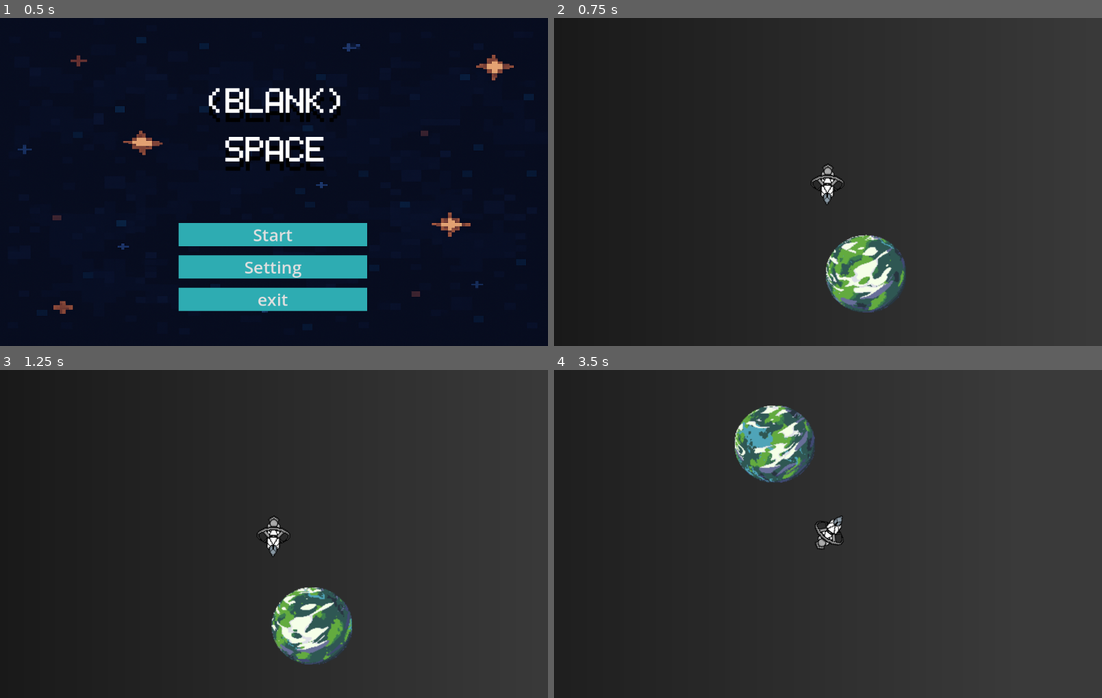
Above: before the commit, frames 1-4 (two rows, left to right).
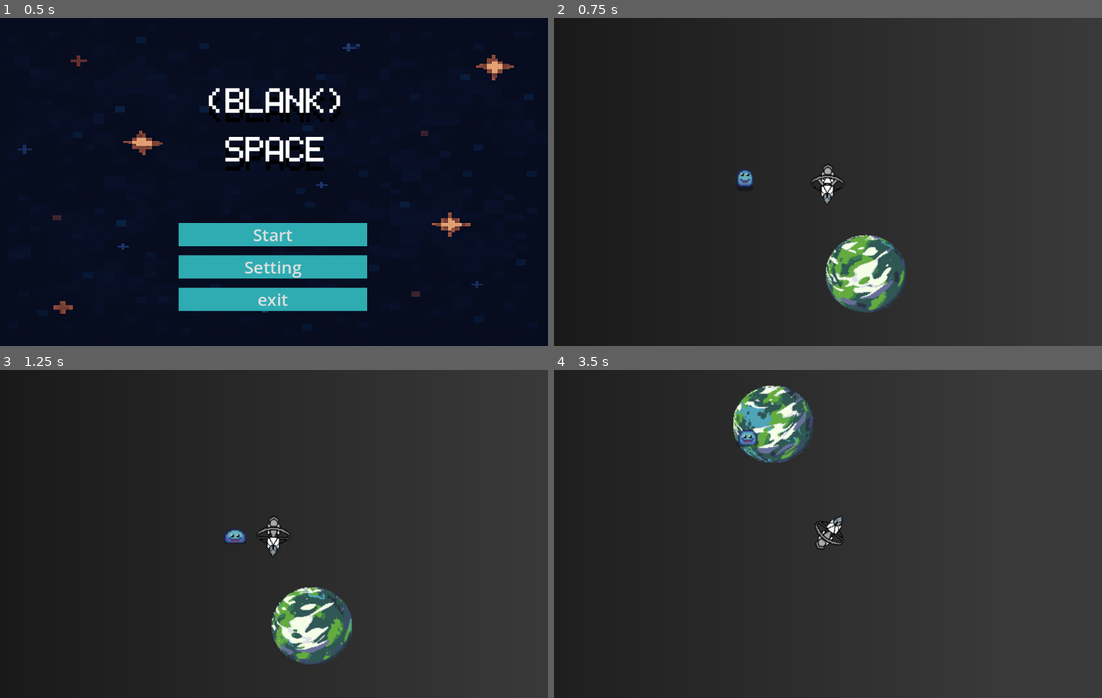
Above: after the commit, the same moments.

Repository: adamsutan/project-space-game
Game: Godot game, scene res://main menu.tscn
Two runs of this game, one before a commit and one after it. Both use one fixed random seed, a clock stepped at 60 frames per second and the inputs below.
Inputs (mouse positions are in pixels of both pictures, inside the frame that each line leads up to):
- Up to frame 1 (0.5 s): no input
- Up to frame 2 (0.75 s): click "Start" at 0.5 s
- Up to frame 3 (1.25 s): no input
- Up to frame 4 (3.5 s): move the mouse to (948, 517) at 1.27 s; hold D (strafe_right) 1.28-2.03 s; hold Shift (boost) 1.28-2.03 s; move the mouse to (718, 550) at 2.02 s; hold Space (brake) 2.03-2.78 s; tap Shift (boost) at 2.1 s; move the mouse to (882, 461) at 2.77 s; hold D (strafe_right) from 2.78 s (still down); hold Shift (boost) from 2.78 s (still down); click (882, 461) at 2.85 s

Frame 1 is identical in both runs. In frame 2, 0.1% of the frame differs, in the area x 33-37%, y 46-52%; in frame 3, 0.2%; in frame 4, 3.3%, in the area x 32-53%, y 4-53%.

Commit message:
basic enemies move and and so=um shits

Diff:
--- a/bullet.tscn
+++ b/bullet.tscn
@@ -5,9 +5,11 @@
 
 [sub_resource type="CapsuleShape2D" id="CapsuleShape2D_v8qja"]
 radius = 3.0
-height = 38.0
+height = 10.0
 
 [node name="Bullet" type="CharacterBody2D"]
+collision_layer = 2
+collision_mask = 3
 script = ExtResource("1_v8qja")
 
 [node name="Picbull" type="Sprite2D" parent="."]
@@ -16,6 +18,6 @@
 texture = ExtResource("1_v7oki")
 
 [node name="CollisionShape2D" type="CollisionShape2D" parent="."]
-position = Vector2(22, 0)
+position = Vector2(35, 0)
 rotation = 1.5707964
 shape = SubResource("CapsuleShape2D_v8qja")
--- /dev/null
+++ b/enemy.gd
@@ -0,0 +1,23 @@
+extends CharacterBody2D
+
+var speed = 40
+var player = null
+var player_chase = false
+
+func _physics_process(delta: float) -> void:
+	if player_chase:
+		position += (player.position - position) / speed
+		$AnimatedSprite2D.play("move")
+	else:
+		$AnimatedSprite2D.play("idle")
+
+func _on_detection_area_body_entered(body: Node2D) -> void:
+	# Cek apakah nama scene-nya "ship" atau filename-nya "ship.tscn"
+	if body.name == "ship" or body.scene_file_path == "res://ship.tscn":
+		player = body
+		player_chase = true
+
+
+func _on_detection_area_body_exited(body: Node2D) -> void:
+	player = null
+	player_chase = false
--- /dev/null
+++ b/enemy.tscn
@@ -0,0 +1,117 @@
+[gd_scene load_steps=16 format=3 uid="uid://bbfnmf31levmw"]
+
+[ext_resource type="Script" uid="uid://dfifrff2v0l6f" path="res://enemy.gd" id="1_4gyqm"]
+[ext_resource type="Texture2D" uid="uid://cct0lathc8red" path="res://assets/characters/slime.png" id="1_7k104"]
+
+[sub_resource type="AtlasTexture" id="AtlasTexture_4gyqm"]
+atlas = ExtResource("1_7k104")
+region = Rect2(0, 0, 32, 32)
+
+[sub_resource type="AtlasTexture" id="AtlasTexture_qi2p4"]
+atlas = ExtResource("1_7k104")
+region = Rect2(32, 0, 32, 32)
+
+[sub_resource type="AtlasTexture" id="AtlasTexture_iifgy"]
+atlas = ExtResource("1_7k104")
+region = Rect2(64, 0, 32, 32)
+
+[sub_resource type="AtlasTexture" id="AtlasTexture_epg4t"]
+atlas = ExtResource("1_7k104")
+region = Rect2(96, 0, 32, 32)
+
+[sub_resource type="AtlasTexture" id="AtlasTexture_3yqyl"]
+atlas = ExtResource("1_7k104")
+region = Rect2(0, 96, 32, 32)
+
+[sub_resource type="AtlasTexture" id="AtlasTexture_wujgv"]
+atlas = ExtResource("1_7k104")
+region = Rect2(32, 96, 32, 32)
+
+[sub_resource type="AtlasTexture" id="AtlasTexture_hb8ge"]
+atlas = ExtResource("1_7k104")
+region = Rect2(64, 96, 32, 32)
+
+[sub_resource type="AtlasTexture" id="AtlasTexture_e1ltt"]
+atlas = ExtResource("1_7k104")
+region = Rect2(96, 96, 32, 32)
+
+[sub_resource type="AtlasTexture" id="AtlasTexture_dxifv"]
+atlas = ExtResource("1_7k104")
+region = Rect2(128, 96, 32, 32)
+
+[sub_resource type="AtlasTexture" id="AtlasTexture_pwjut"]
+atlas = ExtResource("1_7k104")
+region = Rect2(160, 96, 32, 32)
+
+[sub_resource type="SpriteFrames" id="SpriteFrames_n0g06"]
+animations = [{
+"frames": [{
+"duration": 1.0,
+"texture": SubResource("AtlasTexture_4gyqm")
+}, {
+"duration": 1.0,
+"texture": SubResource("AtlasTexture_qi2p4")
+}, {
+"duration": 1.0,
+"texture": SubResource("AtlasTexture_iifgy")
+}, {
+"duration": 1.0,
+"texture": SubResource("AtlasTexture_epg4t")
+}],
+"loop": true,
+"name": &"idle",
+"speed": 9.0
+}, {
+"frames": [{
+"duration": 1.0,
+"texture": SubResource("AtlasTexture_3yqyl")
+}, {
+"duration": 1.0,
+"texture": SubResource("AtlasTexture_wujgv")
+}, {
+"duration": 1.0,
+"texture": SubResource("AtlasTexture_hb8ge")
+}, {
+"duration": 1.0,
+"texture": SubResource("AtlasTexture_e1ltt")
+}, {
+"duration": 1.0,
+"texture": SubResource("AtlasTexture_dxifv")
+}, {
+"duration": 1.0,
+"texture": SubResource("AtlasTexture_pwjut")
+}],
+"loop": true,
+"name": &"move",
+"speed": 9.0
+}]
+
+[sub_resource type="CircleShape2D" id="CircleShape2D_ar8e5"]
+radius = 64.00781
+
+[sub_resource type="CircleShape2D" id="CircleShape2D_7k104"]
+radius = 8.0
+
+[node name="Enemy" type="CharacterBody2D"]
+script = ExtResource("1_4gyqm")
+
+[node name="AnimatedSprite2D" type="AnimatedSprite2D" parent="."]
+sprite_frames = SubResource("SpriteFrames_n0g06")
+animation = &"move"
+autoplay = "idle"
+
+[node name="DetectionArea" type="Area2D" parent="."]
+collision_layer = 2
+collision_mask = 2
+
+[node name="RadiusDetectionArea" type="CollisionShape2D" parent="DetectionArea"]
+position = Vector2(0, 1)
+shape = SubResource("CircleShape2D_ar8e5")
+
+[node name="Hitbox" type="CollisionShape2D" parent="."]
+position = Vector2(0, 2)
+shape = SubResource("CircleShape2D_7k104")
+debug_color = Color(0.94937056, 0.12416709, 0.47822082, 0.41960785)
+
+[connection signal="body_entered" from="DetectionArea" to="." method="_on_detection_area_body_entered"]
+[connection signal="body_exited" from="DetectionArea" to="." method="_on_detection_area_body_exited"]
--- a/main_menu.gd
+++ b/main_menu.gd
@@ -2,7 +2,7 @@
 
 
 func _on_start_button_pressed() -> void:
-	get_tree().change_scene_to_file("res://flying test.tscn")
+	get_tree().change_scene_to_file("res://world.tscn")
 
 
 func _on_exit_button_pressed() -> void:
--- a/pause_menu.tscn
+++ b/pause_menu.tscn
@@ -204,11 +204,11 @@
 layout_mode = 2
 text = "Setting"
 
-[node name="main menu" type="Button" parent="Panel/VBoxContainer"]
+[node name="MainMenu" type="Button" parent="Panel/VBoxContainer"]
 layout_mode = 2
 text = "Back to main menu"
 
-[node name="quit" type="Button" parent="Panel/VBoxContainer"]
+[node name="Quit" type="Button" parent="Panel/VBoxContainer"]
 layout_mode = 2
 text = "Quit"
 
@@ -220,5 +220,5 @@
 
 [connection signal="pressed" from="Panel/VBoxContainer/Continue" to="." method="_on_continue_pressed"]
 [connection signal="pressed" from="Panel/VBoxContainer/Setting" to="." method="_on_setting_pressed"]
-[connection signal="pressed" from="Panel/VBoxContainer/main menu" to="." method="_on_main_menu_pressed"]
-[connection signal="pressed" from="Panel/VBoxContainer/quit" to="." method="_on_quit_pressed"]
+[connection signal="pressed" from="Panel/VBoxContainer/MainMenu" to="." method="_on_main_menu_pressed"]
+[connection signal="pressed" from="Panel/VBoxContainer/Quit" to="." method="_on_quit_pressed"]
--- a/ship.gd
+++ b/ship.gd
@@ -22,7 +22,12 @@
 	if Input.is_action_just_pressed("shoot"):
 		fire()
 
+	# Booster
 	_boosting = Input.is_action_pressed("boost")
+	if _boosting:
+		$AnimatedSprite2D.play("boosting")
+	else:
+		$AnimatedSprite2D.play("default")
 
 	# --- Arah lokal kapal ---
 	var forward := transform.x  # kolom X = arah depan
--- a/ship.tscn
+++ b/ship.tscn
@@ -19,10 +19,27 @@
 }, {
 "duration": 1.0,
 "texture": SubResource("AtlasTexture_pe0x1")
+}, {
+"duration": 1.0,
+"texture": SubResource("AtlasTexture_iyywy")
+}, {
+"duration": 1.0,
+"texture": SubResource("AtlasTexture_pe0x1")
+}],
+"loop": true,
+"name": &"boosting",
+"speed": 12.0
+}, {
+"frames": [{
+"duration": 1.0,
+"texture": SubResource("AtlasTexture_iyywy")
+}, {
+"duration": 1.0,
+"texture": SubResource("AtlasTexture_pe0x1")
 }],
 "loop": true,
 "name": &"default",
-"speed": 8.0
+"speed": 6.0
 }]
 
 [sub_resource type="CapsuleShape2D" id="CapsuleShape2D_olrgg"]
@@ -30,6 +47,8 @@
 height = 96.0
 
 [node name="Ship" type="CharacterBody2D"]
+collision_layer = 3
+collision_mask = 3
 script = ExtResource("1_4cq66")
 
 [node name="AnimatedSprite2D" type="AnimatedSprite2D" parent="."]
@@ -37,6 +56,7 @@
 rotation = 1.5707964
 scale = Vector2(0.9140625, 1.0092592)
 sprite_frames = SubResource("SpriteFrames_bmdv0")
+animation = &"boosting"
 autoplay = "default"
 
 [node name="CollisionShape2D" type="CollisionShape2D" parent="."]
--- a/flying test.tscn
+++ b/world.tscn
@@ -1,9 +1,10 @@
-[gd_scene load_steps=58 format=3 uid="uid://bevqeemaas5oi"]
-
-[ext_resource type="Script" uid="uid://d4gnp6oxmof4r" path="res://node_2d.gd" id="1_2rouq"]
-[ext_resource type="PackedScene" uid="uid://cf4n2rmdco1hb" path="res://ship.tscn" id="3_2rouq"]
-[ext_resource type="PackedScene" uid="uid://dfrqg1tispa1f" path="res://pause_menu.tscn" id="5_musmr"]
-[ext_resource type="Texture2D" uid="uid://b0us3acdt2jog" path="res://assets/planet/3768899871.png" id="5_olrgg"]
+[gd_scene load_steps=59 format=3 uid="uid://bevqeemaas5oi"]
+
+[ext_resource type="Script" uid="uid://d4gnp6oxmof4r" path="res://node_2d.gd" id="1_aqk2v"]
+[ext_resource type="Texture2D" uid="uid://b0us3acdt2jog" path="res://assets/planet/3768899871.png" id="2_036b0"]
+[ext_resource type="PackedScene" uid="uid://cf4n2rmdco1hb" path="res://ship.tscn" id="3_dwbse"]
+[ext_resource type="PackedScene" uid="uid://bbfnmf31levmw" path="res://enemy.tscn" id="4_036b0"]
+[ext_resource type="PackedScene" uid="uid://dfrqg1tispa1f" path="res://pause_menu.tscn" id="4_pkg7o"]
 
 [sub_resource type="Gradient" id="Gradient_pe0x1"]
 offsets = PackedFloat32Array(0, 0.73333335)
@@ -371,9 +372,9 @@
 }]
 
 [node name="Gameplay" type="Node2D"]
-script = ExtResource("1_2rouq")
-
-[node name="Background" type="Sprite2D" parent="."]
+script = ExtResource("1_aqk2v")
+
+[node name="Void" type="Sprite2D" parent="."]
 z_index = -4096
 position = Vector2(427, 584)
 scale = Vector2(11.594727, 2109.75)
@@ -386,12 +387,16 @@
 autoplay = "default"
 frame_progress = 0.51418
 
-[node name="Ship" parent="." instance=ExtResource("3_2rouq")]
+[node name="Enemy" parent="." instance=ExtResource("4_036b0")]
+position = Vector2(272, 395)
+scale = Vector2(3, 3)
+
+[node name="Ship" parent="." instance=ExtResource("3_dwbse")]
 position = Vector2(500, 400)
 
 [node name="CanvasLayer" type="CanvasLayer" parent="."]
 
-[node name="PauseMenu" parent="CanvasLayer" instance=ExtResource("5_musmr")]
+[node name="PauseMenu" parent="CanvasLayer" instance=ExtResource("4_pkg7o")]
 
 [node name="Camera2D" type="Camera2D" parent="."]
 visible = false
Not shown, added: assets/characters/README.txt
Binary file added: assets/characters/player.png
Not shown, added: assets/characters/player.png.import
Binary file added: assets/characters/skeleton.png
Not shown, added: assets/characters/skeleton.png.import
Binary file added: assets/characters/skeleton_swordless.png
Not shown, added: assets/characters/skeleton_swordless.png.import
Binary file added: assets/characters/slime.png
Not shown, added: assets/characters/slime.png.import
Not shown, added: enemy.gd.uid
Not shown: 1 places in world.tscn that only renumber resources
